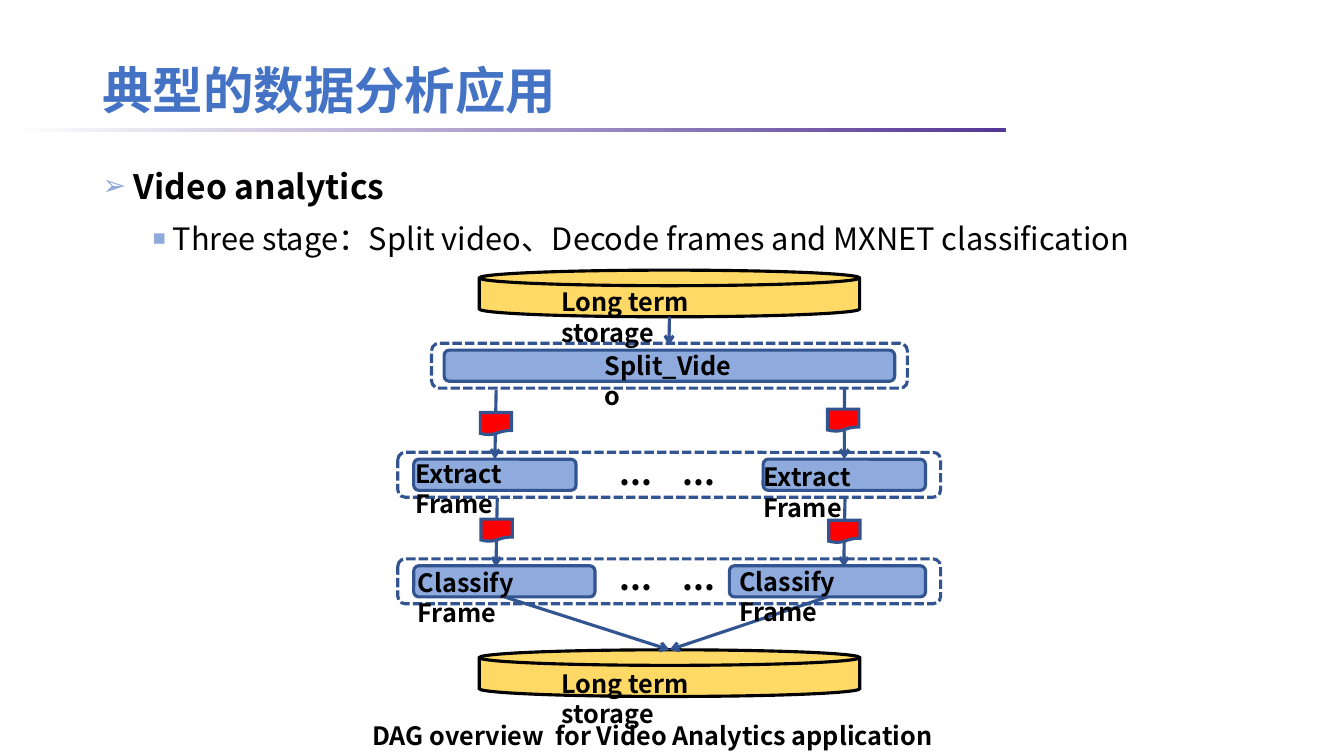
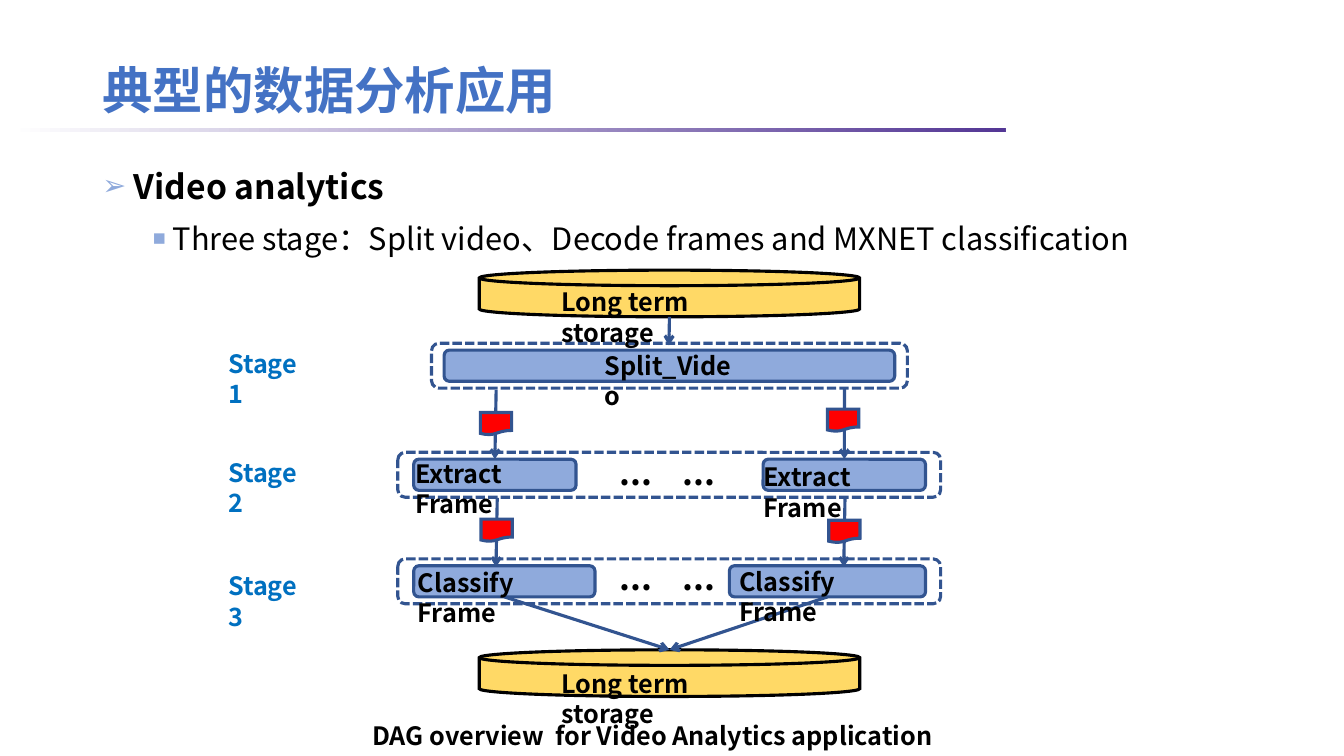
Before and after one commit to lt2000/ADSL, a slide deck: slide 4 of meeting/数据分析应用的数据特征.pptx. Drawn at 1344x756 pixels with LibreOffice and Linux fonts; fonts in the diff are those of the drawing; background and template pictures are left out. Boxes give left, top, right and bottom in pixels: in the first picture for what was removed or moved away, otherwise in the second. Text is boxed around its words. In the diff, an @@ line names an element or a change of style, - is before the commit and + after.

```diff
--- a/meeting/数据分析应用的数据特征.pptx
+++ b/meeting/数据分析应用的数据特征.pptx
@@ text added at bbox=[228, 354, 297, 403], 18 pt, text #0070C0, bold @@
+Stage 1
@@ text added at bbox=[228, 463, 297, 512], 18 pt, text #0070C0, bold @@
+Stage 2
@@ text added at bbox=[228, 576, 297, 627], 18 pt, text #0070C0, bold @@
+Stage 3
```
Also in this commit, not shown: 3 other slides changed, 1 slide added, 5 other files.
